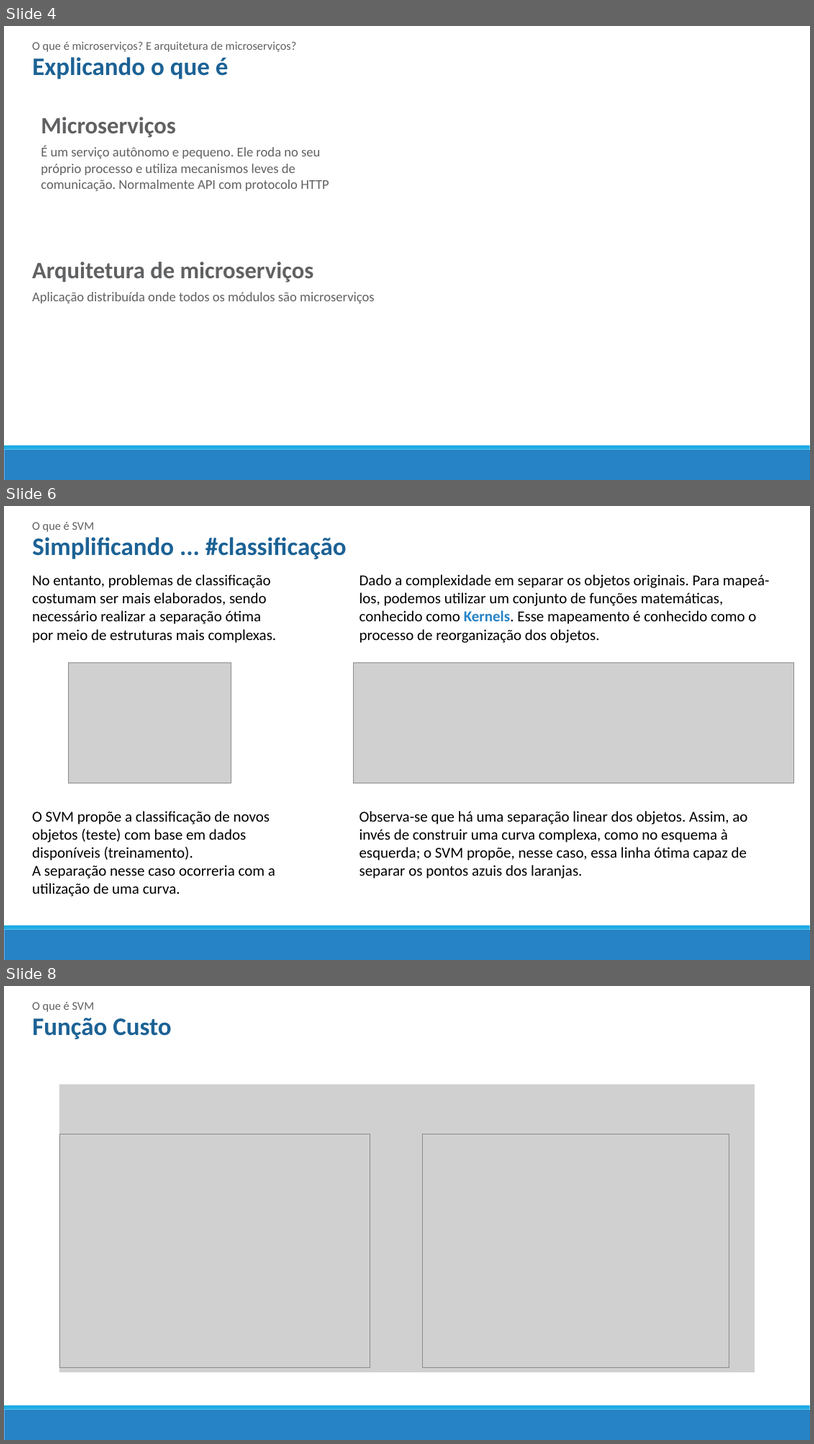
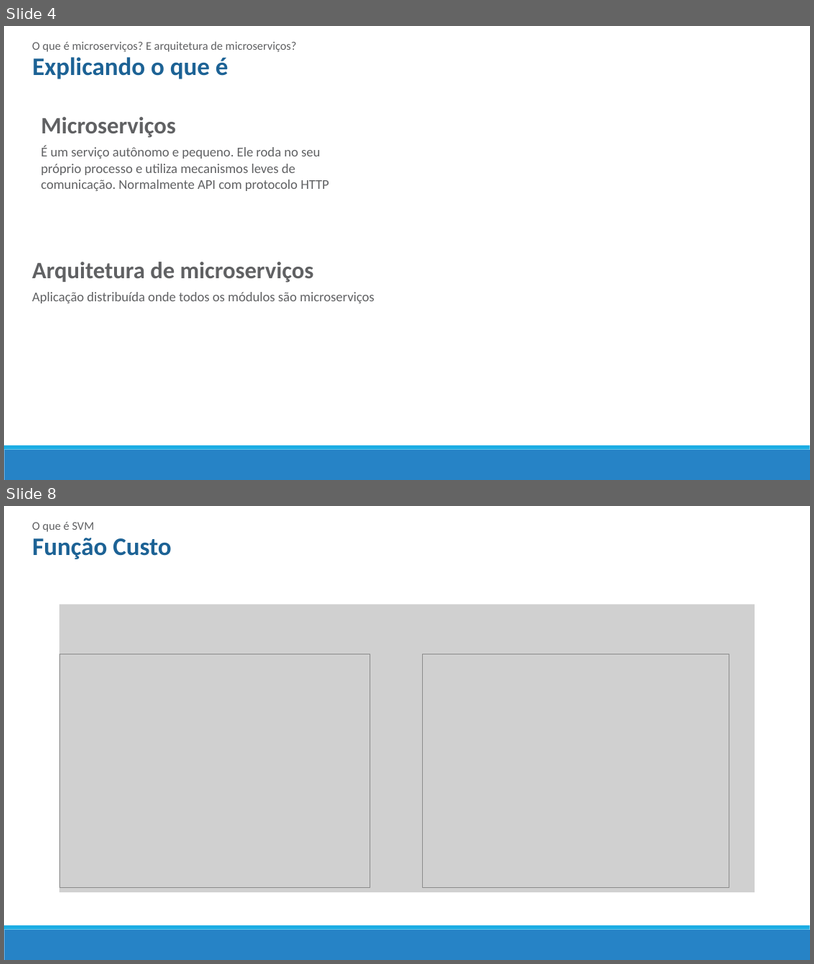
Before and after one commit to mrezende/architecture-discipline, a slide deck: article-presentation/Artigo.pptx. Shown one above the other, each under a label of ours: slides 4, 6 and 8 before the commit, slides 4 and 8 after it; the slides between them are not shown. The pictures are 814x1444 and 814x964 pixels, drawn with LibreOffice and Linux fonts; fonts in the diff are those of the drawing; grey boxes stand for pictures. Boxes give left, top, right and bottom in pixels: in the first picture for what was removed or moved away, otherwise in the second. Text is boxed around its words. In the diff, an @@ line names an element or a change of style, - is before the commit and + after.

```diff
--- a/article-presentation/Artigo.pptx
+++ b/article-presentation/Artigo.pptx
@@ slide 6 removed at bbox=[4, 506, 810, 960], background #FFFFFF; not listed: 2 template elements that a slide beside it also shows @@
@@ text removed at bbox=[32, 522, 95, 532] @@
-O que é SVM
@@ text removed at bbox=[32, 537, 347, 559] @@
-Simplificando ... #classificação
@@ text removed at bbox=[32, 574, 277, 896] @@
-No entanto, problemas de classificação costumam ser mais elaborados, sendo necessário realizar a separação ótima por meio de estruturas mais complexas.
-O SVM propõe a classificação de novos objetos (teste) com base em dados disponíveis (treinamento).
-A separação nesse caso ocorreria com a utilização de uma curva.
@@ text removed at bbox=[360, 574, 770, 878] @@
-Dado a complexidade em separar os objetos originais. Para mapeá-los, podemos utilizar um conjunto de funções matemáticas, conhecido como Kernels. Esse mapeamento é conhecido como o processo de reorganização dos objetos.
-Observa-se que há uma separação linear dos objetos. Assim, ao invés de construir uma curva complexa, como no esquema à esquerda; o SVM propõe, nesse caso, essa linha ótima capaz de separar os pontos azuis dos laranjas.
@@ picture removed at bbox=[68, 662, 232, 782] @@
@@ picture removed at bbox=[354, 662, 795, 782] @@
```
Also in this commit, not shown: 1 slide changed, 2 slides added, 1 other slide removed, 1 other file.
